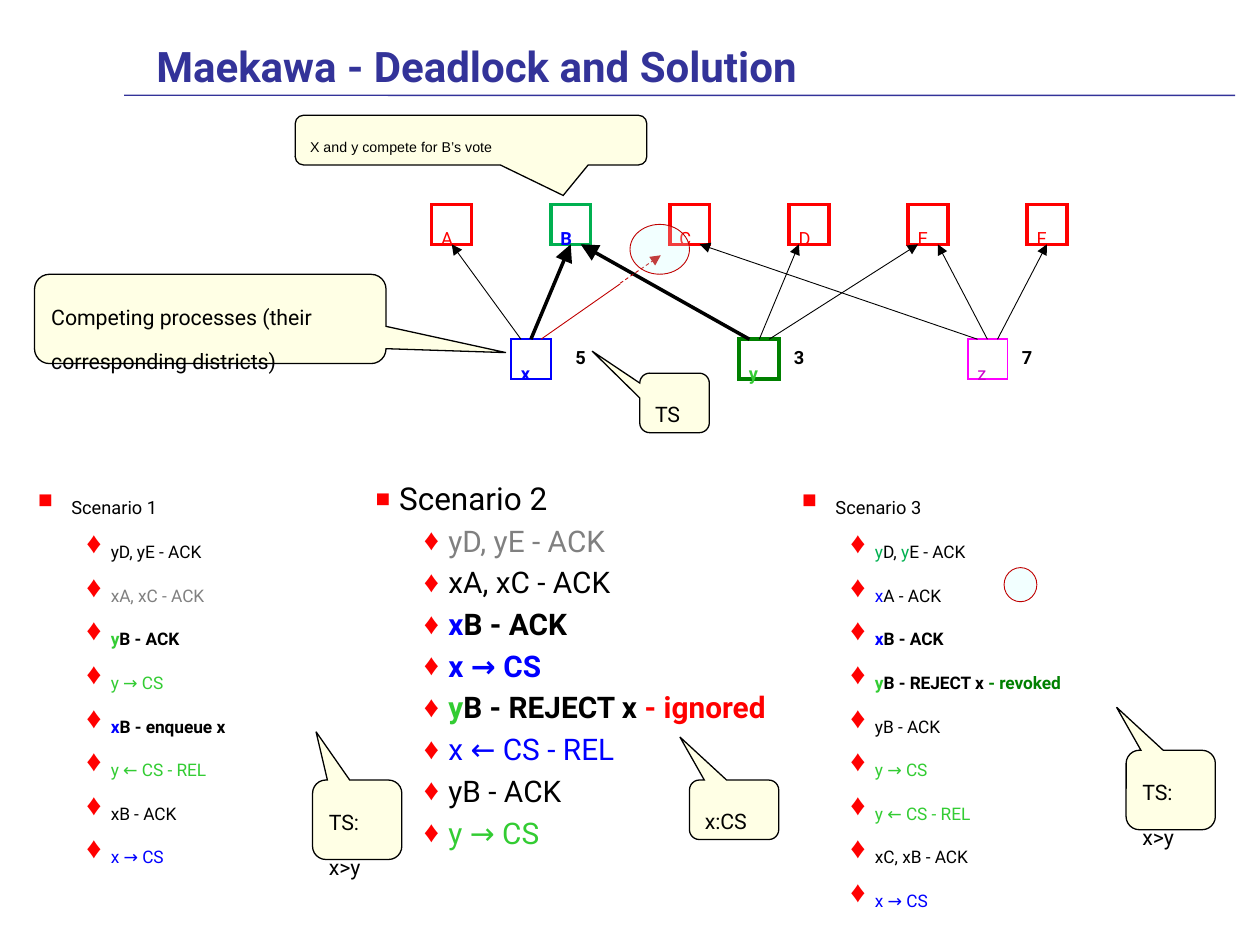
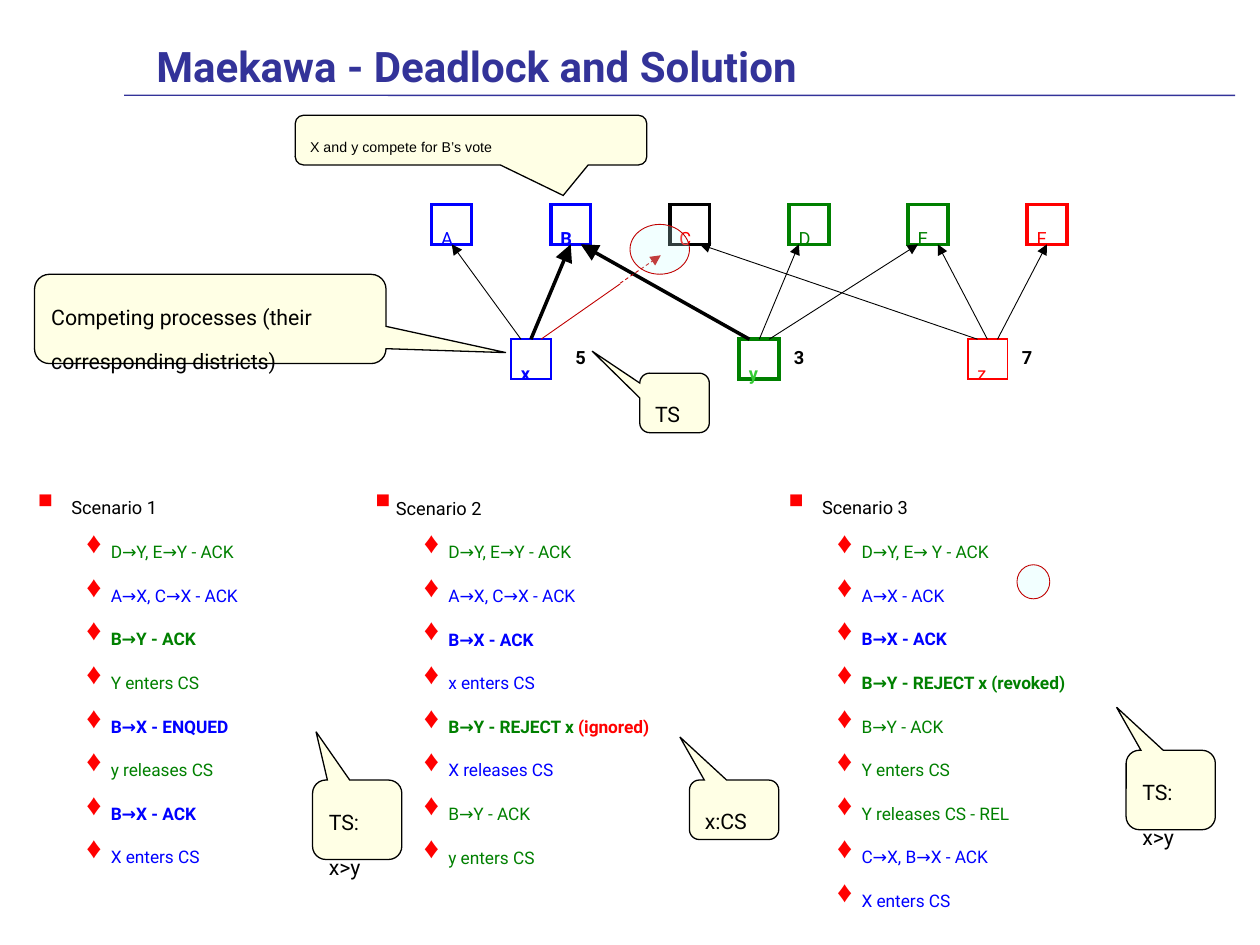
Before and after one commit to fan1x/fan1x.github.io, a slide deck: slide 61 of data/2025-26/pds/PDS-en.pptx. Drawn at 1260x945 pixels with LibreOffice and Linux fonts; fonts in the diff are those of the drawing. Boxes give left, top, right and bottom in pixels: in the first picture for what was removed or moved away, otherwise in the second. Text is boxed around its words. In the diff, an @@ line names an element or a change of style, - is before the commit and + after.

```diff
--- a/data/2025-26/pds/PDS-en.pptx
+++ b/data/2025-26/pds/PDS-en.pptx
@@ rectangle "A" at (432, 204, 472, 244): text colour #FF0000 to #0000FF; outline #FF0000 2 pt to #0000FF 2 pt @@
@@ rectangle "B" at (551, 204, 591, 244): outline #00B050 2 pt to #0000FF 2 pt @@
@@ rectangle "C" at (670, 204, 711, 244): letter outline none to #000000 0.75 pt; outline #FF0000 2 pt to #000000 2 pt @@
@@ rectangle "D" at (789, 204, 829, 244): text colour #FF0000 to #008000; outline #FF0000 2 pt to #008000 2 pt @@
@@ rectangle "E" at (908, 204, 949, 244): text colour #FF0000 to #008000; outline #FF0000 2 pt to #008000 2 pt @@
@@ rectangle "z" at (968, 339, 1008, 379): text colour #CC00CC to #FF0000; outline #FF00FF 1 pt to #FF0000 1 pt @@
@@ text "Scenario 3": place and size @@
-text "Scenario 3" at (835, 501, 1061, 907)
+text "Scenario 3" at (822, 501, 1065, 907)
@@ text at (111, 545, 238, 863): text changed; text colour #000000 to #008000 @@
-  ♦ yD, yE - ACK
-  ♦ xA, xC - ACK
-  ♦ yB - ACK
-  ♦ y → CS
-  ♦ xB - enqueue x
-  ♦ y ← CS - REL
-  ♦ xB - ACK
-  ♦ x → CS
+  ♦ D→Y, E→Y - ACK
+  ♦ A→X, C→X - ACK
+  ♦ B→Y - ACK
+  ♦ Y enters CS
+  ♦ B→X - ENQUED
+  ♦ y releases CS
+  ♦ B→X - ACK
+  ♦ X enters CS
@@ text at (448, 545, 649, 868): text changed; text colour #000000 to #008000 @@
-  ♦ yD, yE - ACK
-  ♦ xA, xC - ACK
-  ♦ xB - ACK
-  ♦ x → CS
-  ♦ yB - REJECT x - ignored
-  ♦ x ← CS - REL
-  ♦ yB - ACK
-  ♦ y → CS
+  ♦ D→Y, E→Y - ACK
+  ♦ A→X, C→X - ACK
+  ♦ B→X - ACK
+  ♦ x enters CS
+  ♦ B→Y - REJECT x (ignored)
+  ♦ X releases CS
+  ♦ B→Y - ACK
+  ♦ y enters CS
@@ text at (862, 545, 1065, 907): text changed; text colour #000000 to #008000 @@
-  ♦ yD, yE - ACK
-  ♦ xA - ACK
-  ♦ xB - ACK
-  ♦ yB - REJECT x - revoked
-  ♦ yB - ACK
-  ♦ y → CS
-  ♦ y ← CS - REL
-  ♦ xC, xB - ACK
-  ♦ x → CS
+  ♦ D→Y, E→ Y - ACK
+  ♦ A→X - ACK
+  ♦ B→X - ACK
+  ♦ B→Y - REJECT x (revoked)
+  ♦ B→Y - ACK
+  ♦ Y enters CS
+  ♦ Y releases CS - REL
+  ♦ C→X, B→X - ACK
+  ♦ X enters CS
@@ ellipse: place and size @@
-ellipse at (1004, 568, 1037, 602)
+ellipse at (1017, 564, 1050, 598)
```
Also in this commit, not shown: 9 other slides changed, 1 slide added, 1 other file.
